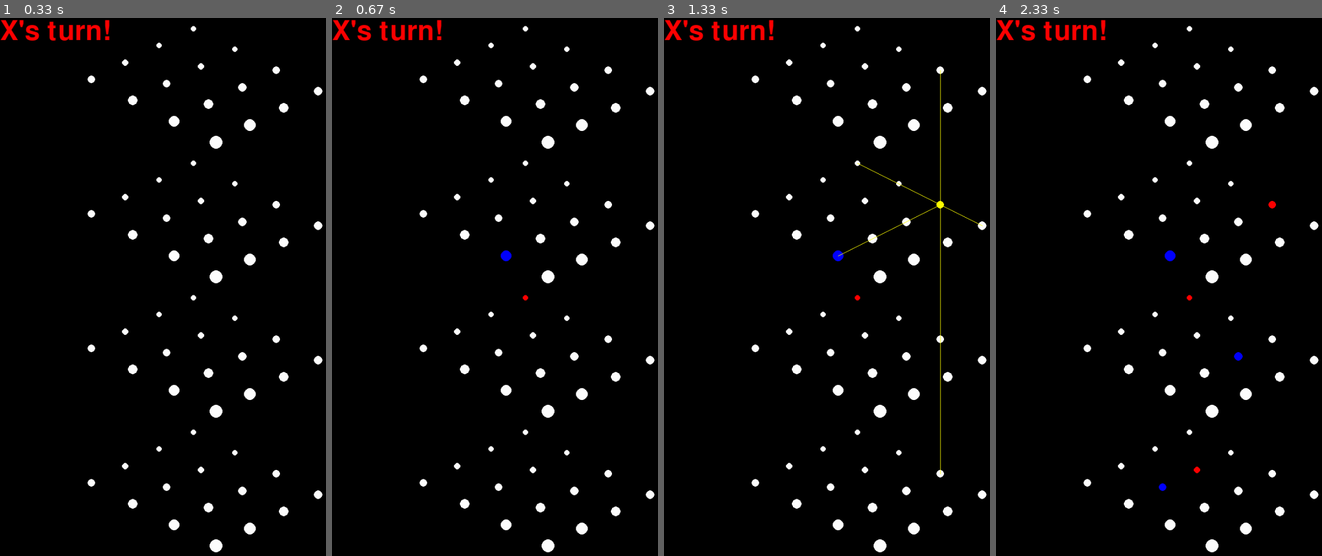
Above: before the commit, frames 1-4 (left to right).
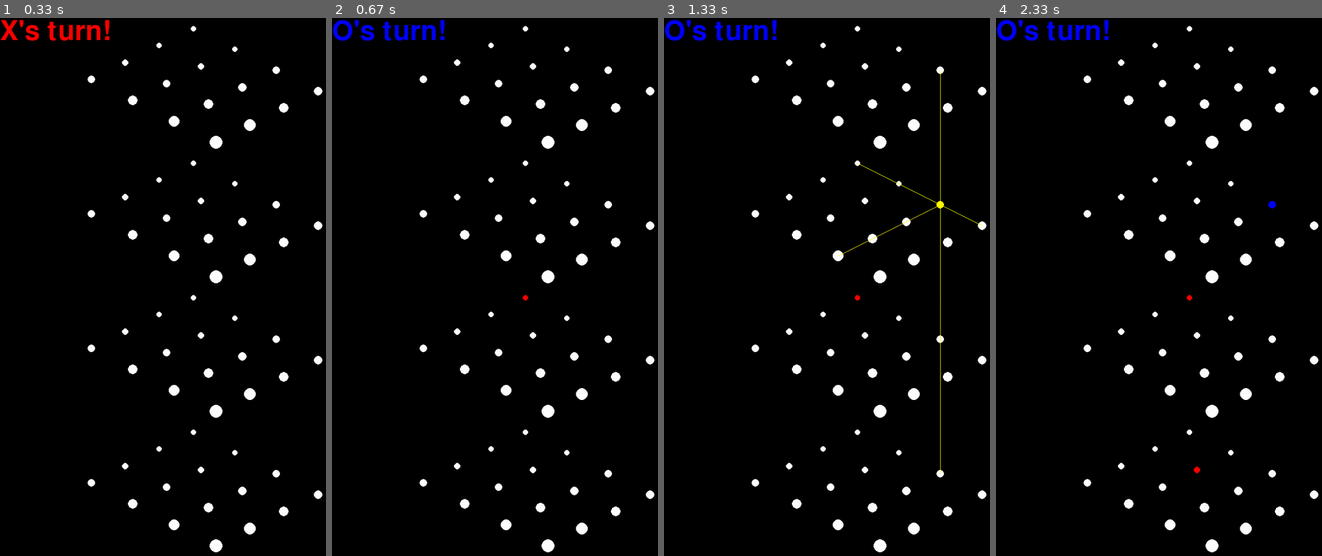
Above: after the commit, the same moments.

Repository: kluedemann/GitGud
Game: pygame game, started from main.py
Two runs of this game, one before a commit and one after it. Both use one fixed random seed, a clock stepped at 60 frames per second and the inputs below.
Inputs (mouse positions are in pixels of both pictures, inside the frame that each line leads up to):
- Up to frame 1 (0.33 s): no input
- Up to frame 2 (0.67 s): click (524, 287) at 0.38 s
- Up to frame 3 (1.33 s): press the mouse at (856, 287) at 0.7 s; move the mouse to (879, 308) at 0.8 s; release the mouse at (901, 335) at 0.93 s; click (937, 217) at 1.3 s
- Up to frame 4 (2.33 s): move the mouse to (1204, 464) at 1.63 s; click (1204, 464) at 1.97 s

Frame 1 is identical in both runs. In frame 2, 1.0% of the frame differs, in the area x 0-56%, y 0-46%; in frame 3, 1.0%; in frame 4, 1.0%, in the area x 0-86%, y 0-88%.

Commit message:
MOAR LINES

Diff:
--- a/main.py
+++ b/main.py
@@ -30,7 +30,7 @@
         self.players = ['X', 'O']
         self.board_coords = self.get_coords()
         self.bot = Bot(self.players[1], max_depth=3, epsilon=0)
-        self.mode = 'AI'
+        self.mode = ''
         self.pos = None
 
 
@@ -74,7 +74,6 @@
         text_font = pygame.font.SysFont('', 75)
         text_image = text_font.render(text_str, True, color)
         self.surface.blit(text_image, (0, 0))
-        pygame.display.update()
         return
 
 
@@ -129,13 +128,17 @@
 
             elif event.type == pygame.MOUSEMOTION:
                 coords = pygame.mouse.get_pos()
+                update = False
                 if self.pos is not None:
                     #self.highlight(False)
                     self.draw(False)
+                    update = True
                 self.pos = self.get_pos(coords)
                 if self.pos is not None:
                     self.highlight(True)
-                pygame.display.update()
+                    update = True
+                if update:
+                    pygame.display.update()
 
 
         return
@@ -176,6 +179,48 @@
         start = self.board_coords[0][x][y]
         end = self.board_coords[3][x][y]
         pygame.draw.line(self.surface, color, start, end)
+        # if x == y:
+        #     start = self.board_coords[z][0][0]
+        #     end = self.board_coords[z][3][3]
+        #     pygame.draw.line(self.surface, color, start, end)
+        # if x == z:
+        #     start = self.board_coords[0][0][y]
+        #     end = self.board_coords[3][3][y]
+        #     pygame.draw.line(self.surface, color, start, end)
+        # if z == y:
+        #     start = self.board_coords[0][x][0]
+        #     end = self.board_coords[3][x][3]
+        #     pygame.draw.line(self.surface, color, start, end)
+        # if x == 3 - y:
+        #     start = self.board_coords[z][0][3]
+        #     end = self.board_coords[z][3][0]
+        #     pygame.draw.line(self.surface, color, start, end)
+        # if x == 3 - z:
+        #     start = self.board_coords[0][3][y]
+        #     end = self.board_coords[3][0][y]
+        #     pygame.draw.line(self.surface, color, start, end)
+        # if z == 3 - y:
+        #     start = self.board_coords[0][x][3]
+        #     end = self.board_coords[3][x][0]
+        #     pygame.draw.line(self.surface, color, start, end)
+        # if x == y and z == y:
+        #     start = self.board_coords[0][0][0]
+        #     end = self.board_coords[3][3][3]
+        #     pygame.draw.line(self.surface, color, start, end)
+        # if x == y and z == 3 - y:
+        #     start = self.board_coords[0][3][3]
+        #     end = self.board_coords[3][0][0]
+        #     pygame.draw.line(self.surface, color, start, end)
+        # if x == 3 - y and z == x:
+        #     start = self.board_coords[0][0][3]
+        #     end = self.board_coords[3][3][0]
+        #     pygame.draw.line(self.surface, color, start, end)
+        # if x == 3 - y and z == y:
+        #     start = self.board_coords[3][0][3]
+        #     end = self.board_coords[0][3][0]
+        #     pygame.draw.line(self.surface, color, start, end)
+        return
+
 
     def draw_over(self, player):
         if player != ' ':
